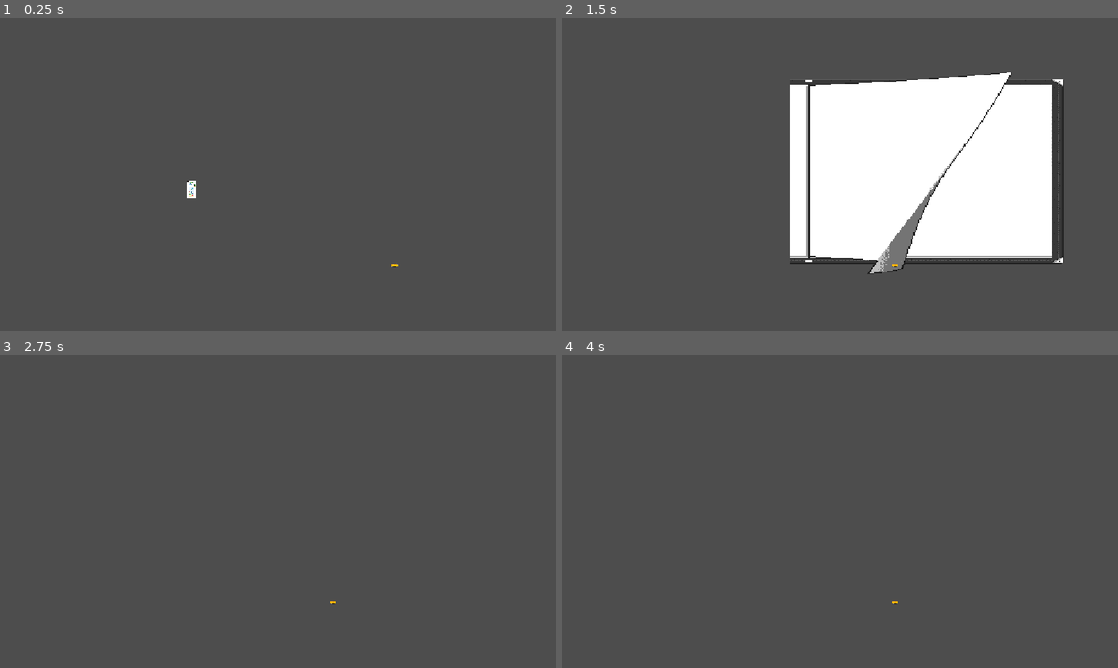
Above: before the commit, frames 1-4 (two rows, left to right).
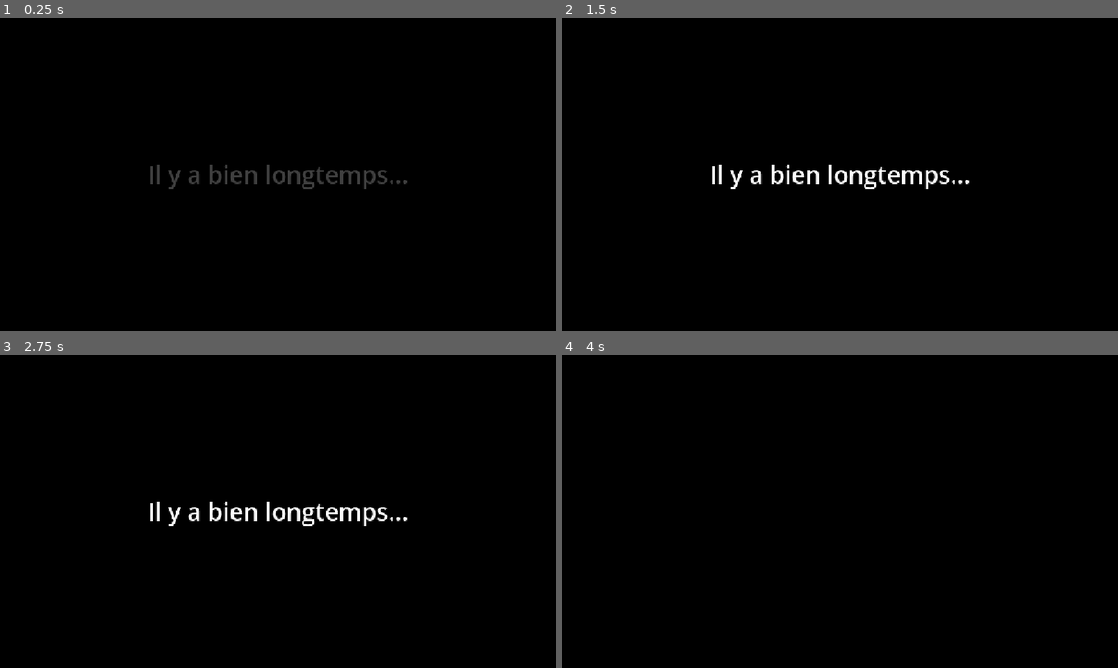
Above: after the commit, the same moments.

Repository: benjaminChambo/game-jamimag
Game: Godot game, scene res://Scènes/SceneTestPrincipale.tscn
Same seed, same stepped clock (60 frames per second), same inputs: the game is played once before the commit and once after it.
Inputs:
- Up to frame 1 (0.25 s): no input
- Up to frame 2 (1.5 s): hold D (right_d) from 0.53 s (still down); tap O (dash_o) at 0.6 s; tap Space (space_jump) at 0.77 s; tap Enter at 1.25 s; tap P (turn_page_p) at 1.35 s
- Up to frame 3 (2.75 s): tap Space (space_jump) at 1.52 s; release D (right_d) at 2.03 s; hold Q (left_q) from 2.03 s (still down); tap O (dash_o) at 2.1 s
- Up to frame 4 (4 s): tap Space (space_jump) at 2.75, 3.02, 3.77 s; release Q (left_q) at 2.78 s; hold D (right_d) from 2.78 s (still down); tap P (turn_page_p) at 2.85 s; tap O (dash_o) at 3.6 s

The runs differ from the first frame. In frame 1, 99% of the frame differs, in the area x 0-100%, y 0-100%; in frame 2, 100%; in frame 3, 100%; in frame 4, 100%.

Commit message:
Intro

Diff:
--- a/Scènes/SceneTestPrincipale.tscn
+++ b/Scènes/SceneTestPrincipale.tscn
@@ -1,5 +1,6 @@
 [gd_scene format=4 uid="uid://dsjhl4lw0ivqy"]
 
+[ext_resource type="Script" uid="uid://b0kchfk28uar0" path="res://scripts/levels/intro.gd" id="1_2ru4x"]
 [ext_resource type="PackedScene" uid="uid://ds6v8eful05g0" path="res://Scènes/ScenePersonnage.tscn" id="1_34ld8"]
 [ext_resource type="Script" uid="uid://dgm73bueb71fm" path="res://scripts/Personnage/camera_moove.gd" id="2_gux8m"]
 [ext_resource type="PackedScene" uid="uid://b8wslvwx2ey08" path="res://Scènes/SceneNiveauTest.tscn" id="2_l22gy"]
@@ -199,6 +200,29 @@
 
 [node name="Démo" type="Node2D" unique_id=386771801]
 
+[node name="Intro" type="CanvasLayer" parent="." unique_id=2029384067]
+script = ExtResource("1_2ru4x")
+
+[node name="Fond" type="ColorRect" parent="Intro" unique_id=240137365]
+anchors_preset = 15
+anchor_right = 1.0
+anchor_bottom = 1.0
+grow_horizontal = 2
+grow_vertical = 2
+color = Color(0, 0, 0, 1)
+
+[node name="Texte" type="Label" parent="Intro" unique_id=1140804035]
+anchors_preset = 15
+anchor_right = 1.0
+anchor_bottom = 1.0
+grow_horizontal = 2
+grow_vertical = 2
+theme_override_font_sizes/font_size = 50
+text = "Placeholder, placeholder
+"
+horizontal_alignment = 1
+vertical_alignment = 1
+
 [node name="CharacterBody2D" parent="." unique_id=1304069712 instance=ExtResource("1_34ld8")]
 position = Vector2(-250, -20)
 
--- /dev/null
+++ b/scripts/levels/intro.gd
@@ -0,0 +1,46 @@
+extends CanvasLayer
+
+@onready var fond = $Fond
+@onready var texte = $Texte
+
+var textes = [
+	"Il y a bien longtemps...",
+	"Un monde oublié de tous...",
+	"Une histoire sur le point de commencer."
+]
+
+func _ready():
+	jouer_intro()
+
+
+func jouer_intro():
+	for phrase in textes:
+		texte.text = phrase
+
+		# Le texte commence invisible
+		texte.modulate.a = 0.0
+
+		# Apparition du texte
+		var tween = create_tween()
+		tween.tween_property(texte, "modulate:a", 1.0, 1.0)
+		await tween.finished
+
+		# On laisse le texte affiché
+		await get_tree().create_timer(2.0).timeout
+
+		# Disparition du texte
+		var tween2 = create_tween()
+		tween2.tween_property(texte, "modulate:a", 0.0, 1.0)
+		await tween2.finished
+
+		# Petite pause avant la phrase suivante
+		await get_tree().create_timer(0.4).timeout
+
+	# Une fois tous les textes terminés,
+	# on fait disparaître le fond noir
+	var tween3 = create_tween()
+	tween3.tween_property(fond, "color:a", 0.0, 2.0)
+	await tween3.finished
+
+	# L'intro est terminée
+	queue_free()
Not shown, added: scripts/levels/intro.gd.uid
